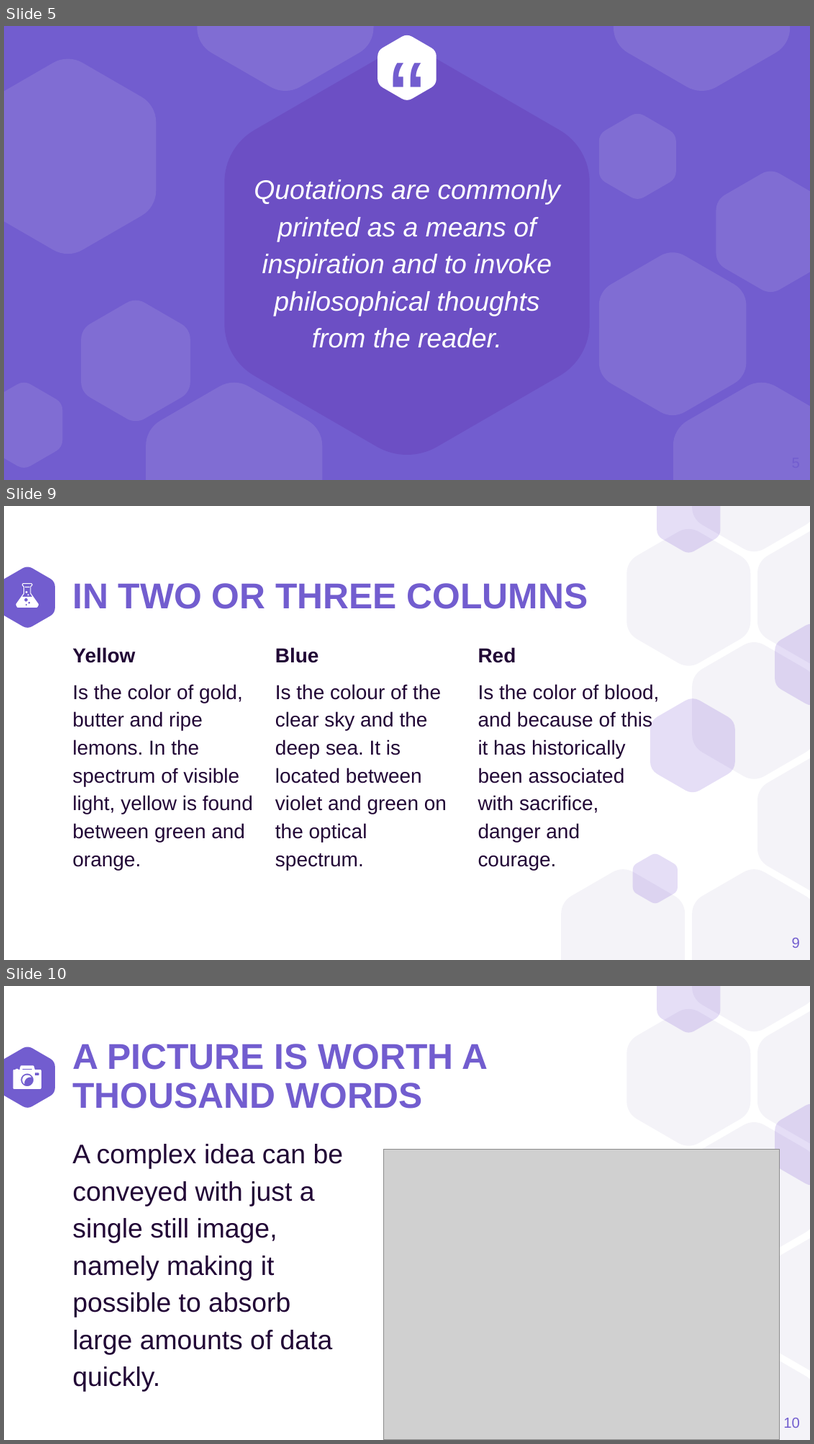
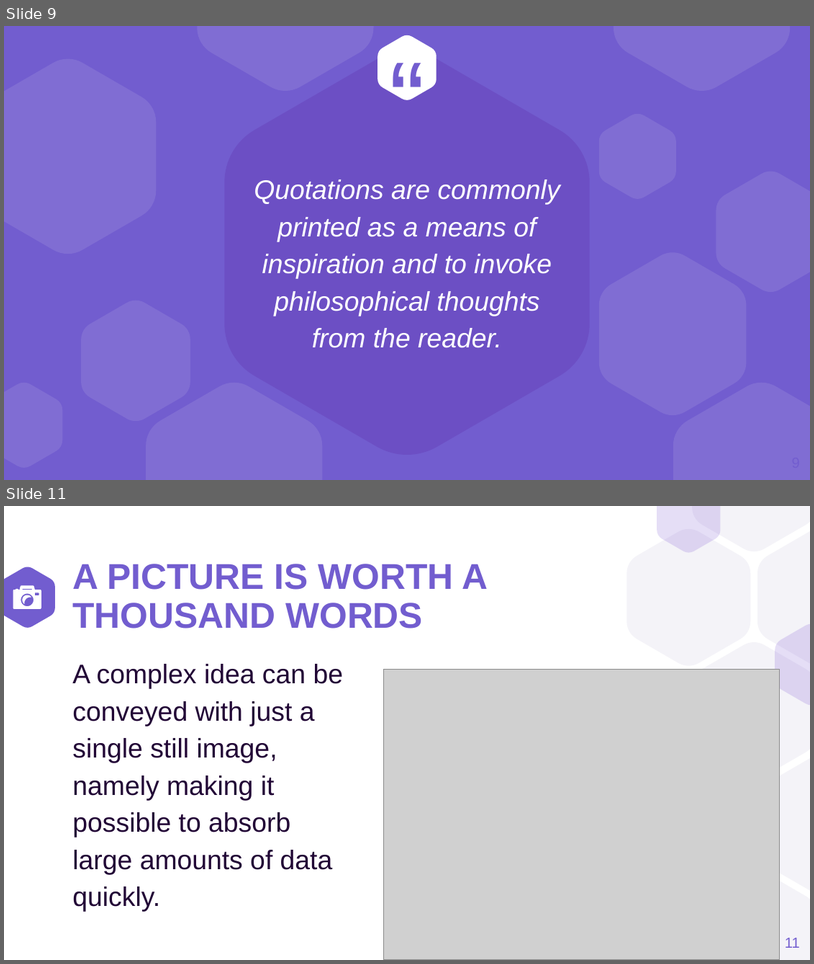
Before and after one commit to a1ex9788/TFG, a slide deck: TFG_AlejandroCarrion.pptx. Shown one above the other, each under a label of ours: slides 5, 9 and 10 before the commit, slides 9 and 11 after it; the slides between them are not shown. The pictures are 814x1444 and 814x964 pixels, drawn with LibreOffice and Linux fonts; fonts in the diff are those of the drawing; grey boxes stand for pictures. Boxes give left, top, right and bottom in pixels: in the first picture for what was removed or moved away, otherwise in the second. Text is boxed around its words. In the diff, an @@ line names an element or a change of style, - is before the commit and + after.

```diff
--- a/TFG_AlejandroCarrion.pptx
+++ b/TFG_AlejandroCarrion.pptx
@@ slide 9 removed at box(4, 506, 810, 960), background #FFFFFF; not listed: 10 template elements that a slide beside it also shows @@
@@ group removed at box(16, 584, 39, 608): 4 freeform shapes @@
@@ title removed at box(72, 583, 589, 609) @@
-IN TWO OR THREE COLUMNS
@@ text removed at box(72, 647, 253, 870) @@
-Yellow
-Is the color of gold, butter and ripe lemons. In the spectrum of visible light, yellow is found between green and orange.
@@ text removed at box(275, 647, 447, 870) @@
-Blue
-Is the colour of the clear sky and the deep sea. It is located between violet and green on the optical spectrum.
@@ text removed at box(478, 647, 659, 870) @@
-Red
-Is the color of blood, and because of this it has historically been associated with sacrifice, danger and courage.
@@ freeform shape removed at box(651, 699, 736, 793) @@
@@ freeform shape removed at box(633, 854, 677, 903) @@
@@ page number removed at box(792, 937, 800, 947) @@
-9
@@ what was slide 5 is now slide 9 @@
@@ what was slide 10 is now slide 11 @@
@@ page number at box(785, 937, 800, 947): text changed @@
-10
+11
```
Also in this commit, not shown: 4 slides changed, 6 slides added, 17 other slides removed.
